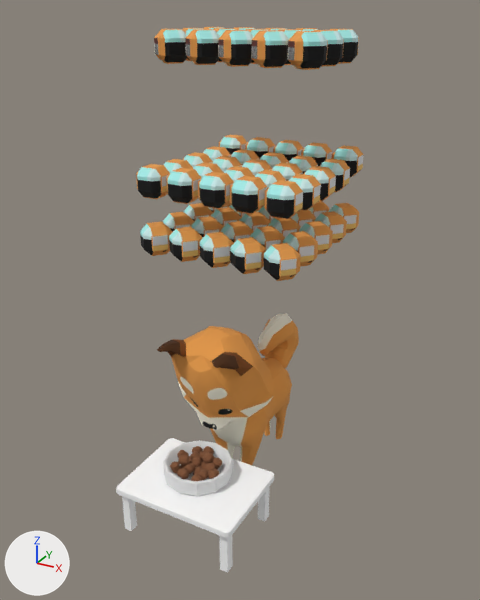
A saved change to the OBJ model ChiBaApp/app/src/main/assets/models/fullBowl/fullBowl_frame4.obj.
Rendered twice from a 50 mm camera at (10.35, -19.91, 15.09) aimed at (0.15, -1.36, 5.82). Every picture has the same lights, and +X, +Y and +Z are marked at lower left. Where no turn or scale is listed for an object, it has been applied to the vertices. Vertices at the same position are counted once.

Names of what the first picture shows: 'fullBowl_frame4'.
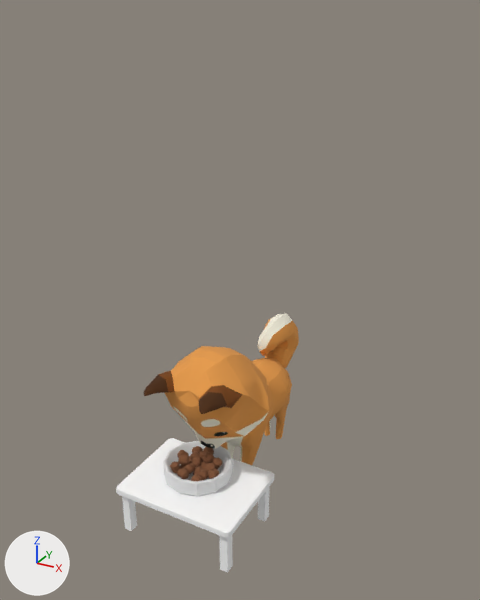
What differs and where, as boxes (x1, y1, x2, y2) in the pictures (480 x 600 px; the box of a moved part takes in the faces that stretch with it):
'fullBowl_frame4', reshaped (26% narrower, 52% shorter)
    before: (116, 27, 363, 573)
    after: (116, 313, 299, 573)
part 1 of me_fullbowl_frame4, deleted
    before: (136, 27, 363, 281)
part 2 of me_fullbowl_frame4, moved or reshaped
    before: (157, 326, 274, 436)
    after: (143, 346, 269, 449)

The change, as a list of edits to the scene's bpy script:
```text
Change me_fullbowl_frame4:
    used by ob_fullbowl_frame4; location = (0.0, 0.0, 0.0)
    remove me_fullbowl_frame4.from_pydata(...)  # 4000 vertices, 4863 faces; spans x -2.9..2.8, y -5.9..3.5, z -1.9..14.5
    add me_fullbowl_frame4.from_pydata(...)  # 2440 vertices, 3173 faces; spans x -2.3..2.3, y -5.9..3.5, z -1.9..4.6
    me_fullbowl_frame4 part 1: 65 loose pieces with 1560 vertices, spanning x -2.9..2.8, y -3.2..3.2, z 7.5..14.5, are deleted
    me_fullbowl_frame4 part 2
    15 vertices in x -1.3..1.3, y -4.5..-4.2, z 4.8..5.1 move by (0.0, -0.8, -1.1)
    11 vertices in x -1.3..1.3, y -4.2..-3.8, z 4.6..4.8 move by (0.0, -0.8, -1.0)
    10 vertices in x -1.2..1.2, y -4.5..-4.3, z 5.0 move by (0.0, -0.8, -1.2)
    9 vertices in x -0.7..0.7, y -0.8..-0.6, z 2.4..2.8 move by (0.0, -0.1, 0.2)
    6 vertices in x -1.4..1.4, y -3.7..-3.4, z 4.5..4.7 move by (0.0, -0.8, -0.9)
    6 vertices in x -1.1..1.0, y -4.6..-4.5, z 5.0 move by (0.0, -0.9, -1.2)
    126 vertices move from x -1.9..2.0, y -4.1..-0.5, z 1.4..5.1 to x -1.9..2.0, y -5.0..-0.7, z 0.8..4.6
```
